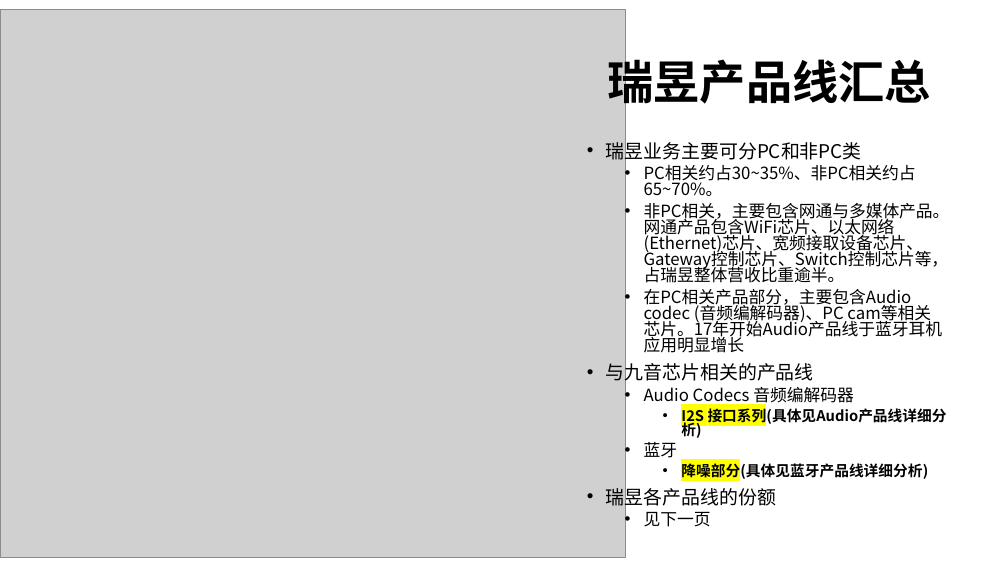
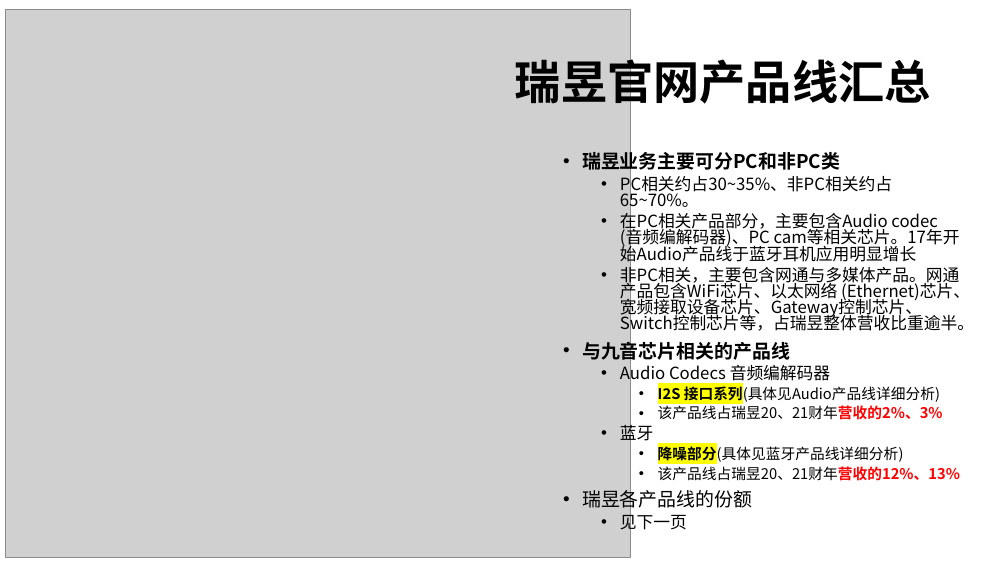
Before and after one commit to rosabai666/soundec, a slide deck: slide 2 of 2023/02产品/SNC8x/01)竞品分析/00)竞品芯片分析/品牌产品路线分析/Realtek/Realtek产品线分析2.pptx (slide 3 before the commit). Drawn at 1008x567 pixels with LibreOffice and Linux fonts; fonts in the diff are those of the drawing; grey boxes stand for pictures. Boxes give left, top, right and bottom in pixels: in the first picture for what was removed or moved away, otherwise in the second. Text is boxed around its words. In the diff, an @@ line names an element or a change of style, - is before the commit and + after.

```diff
--- a/2023/02产品/SNC8x/01)竞品分析/00)竞品芯片分析/品牌产品路线分析/Realtek/Realtek产品线分析2.pptx
+++ b/2023/02产品/SNC8x/01)竞品分析/00)竞品芯片分析/品牌产品路线分析/Realtek/Realtek产品线分析2.pptx
@@ picture moved from (x1=0, y1=9, x2=625, y2=557) to (x1=5, y1=9, x2=631, y2=557) @@
@@ title at (x1=515, y1=52, x2=931, y2=111): text changed @@
-瑞昱产品线汇总
+瑞昱官网产品线汇总
@@ text "瑞昱业务主要可分PC和非PC类" moved from (x1=606, y1=138, x2=950, y2=527) to (x1=582, y1=149, x2=974, y2=533) @@
@@ text at (x1=582, y1=149, x2=940, y2=464): bold on in "瑞昱业务主要可分PC和非PC类", "与九音芯片相关的产品线"; bold off in "接口系列(具体见Audio产品线详细分析)", "降噪部分(具体见蓝牙产品线详细分析)" @@
@@ text at (x1=620, y1=210, x2=960, y2=248): paragraph added @@
+  • 在PC相关产品部分，主要包含Audio codec (音频编解码器)、PC cam等相关芯片。17年开始Audio产品线于蓝牙耳机应用明显增长
@@ text at (x1=644, y1=289, x2=942, y2=340): paragraph removed @@
-  • 在PC相关产品部分，主要包含Audio codec (音频编解码器)、PC cam等相关芯片。17年开始Audio产品线于蓝牙耳机应用明显增长
@@ text at (x1=658, y1=405, x2=943, y2=420): paragraph added @@
+    • 该产品线占瑞昱20、21财年营收的2%、3%
@@ text at (x1=658, y1=466, x2=960, y2=481): paragraph added @@
+    • 该产品线占瑞昱20、21财年营收的12%、13%
```
Also in this commit, not shown: 8 other slides changed, 3 slides added, 3 slides removed, 7 other files.
